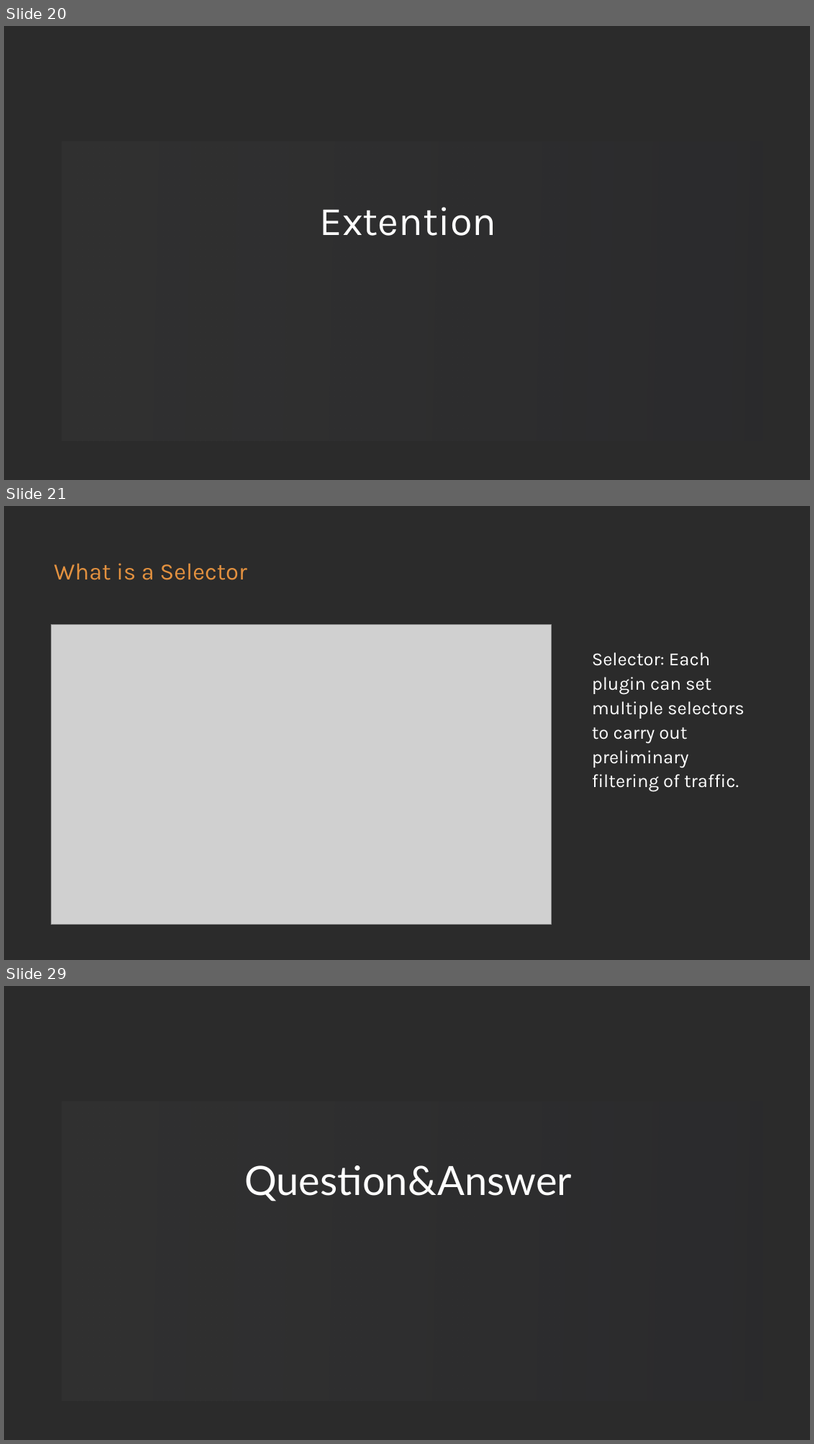
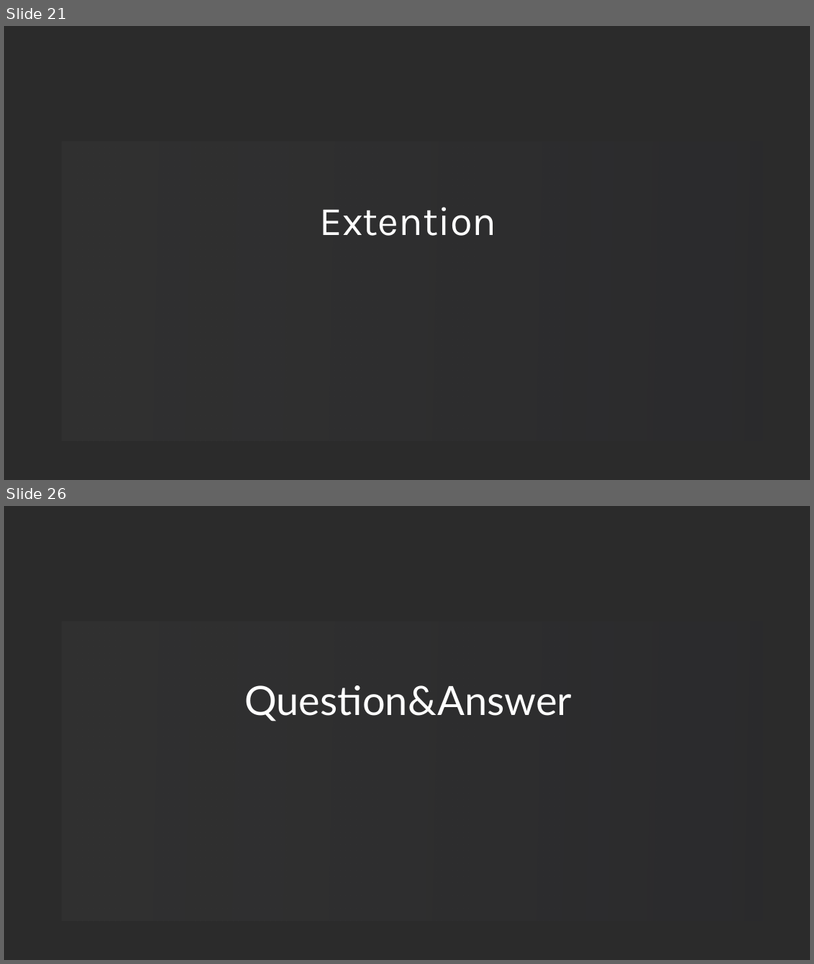
Before and after one commit to loongs-zhang/ACOCA2024-PlayWithWASM, a slide deck: PlayWithWASM.pptx. Shown one above the other, each under a label of ours: slides 20, 21 and 29 before the commit, slides 21 and 26 after it; the slides between them are not shown. The pictures are 814x1444 and 814x964 pixels, drawn with LibreOffice and Linux fonts; fonts in the diff are those of the drawing; grey boxes stand for pictures; background and template pictures are left out; a plain dark background stands for a picture behind light text. Boxes give left, top, right and bottom in pixels: in the first picture for what was removed or moved away, otherwise in the second. Text is boxed around its words. In the diff, an @@ line names an element or a change of style, - is before the commit and + after.

```diff
--- a/PlayWithWASM.pptx
+++ b/PlayWithWASM.pptx
@@ slide 21 removed at [4, 506, 810, 960], background picture (left out) @@
@@ text removed at [54, 563, 247, 580] @@
-What is a Selector
@@ picture removed at [51, 624, 551, 924] @@
@@ text removed at [592, 652, 745, 791] @@
-Selector: Each plugin can set multiple selectors to carry out preliminary filtering of traffic.
@@ what was slide 20 is now slide 21 @@
@@ what was slide 29 is now slide 26 @@
```
Also in this commit, not shown: 2 slides changed, 3 slides added, 5 other slides removed, 11 other files.
